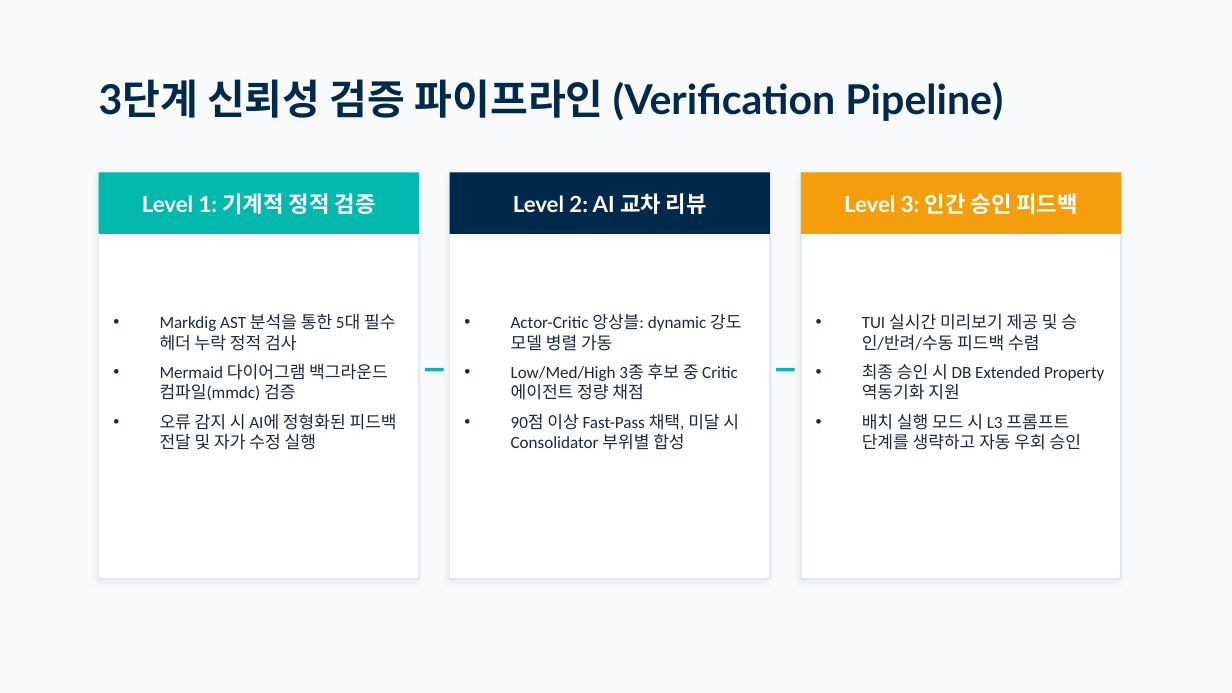
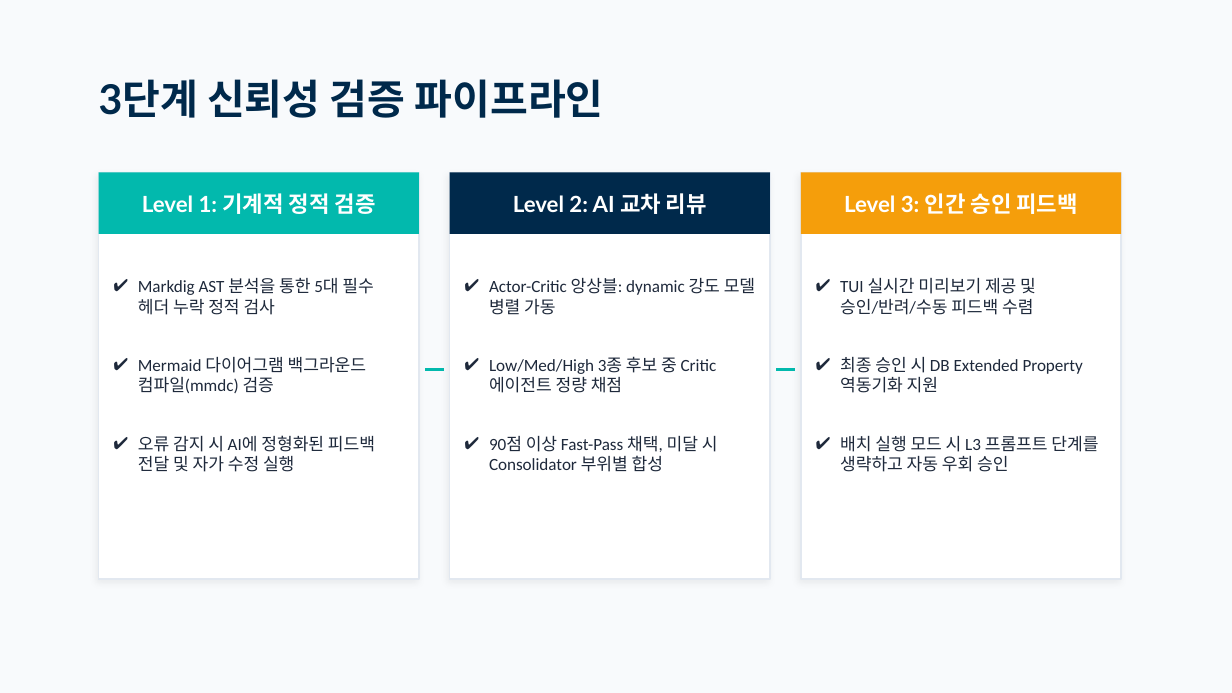
Before and after one commit to moondae815/sp-reverse-engineering, a slide deck: slide 5 of docs/ReSet_Presentation.pptx. Drawn at 1232x693 pixels with LibreOffice and Linux fonts; fonts in the diff are those of the drawing. Boxes give left, top, right and bottom in pixels: in the first picture for what was removed or moved away, otherwise in the second. Text is boxed around its words. In the diff, an @@ line names an element or a change of style, - is before the commit and + after.

```diff
--- a/docs/ReSet_Presentation.pptx
+++ b/docs/ReSet_Presentation.pptx
@@ text at box(99, 79, 604, 118): text changed @@
-3단계 신뢰성 검증 파이프라인 (Verification Pipeline)
+3단계 신뢰성 검증 파이프라인
@@ bullet • to ✔; vertical alignment middle to top in 3 elements at box(138, 278, 375, 472), box(489, 278, 755, 472), box(840, 278, 1098, 472) @@
```
Also in this commit, not shown: 9 other slides changed.
